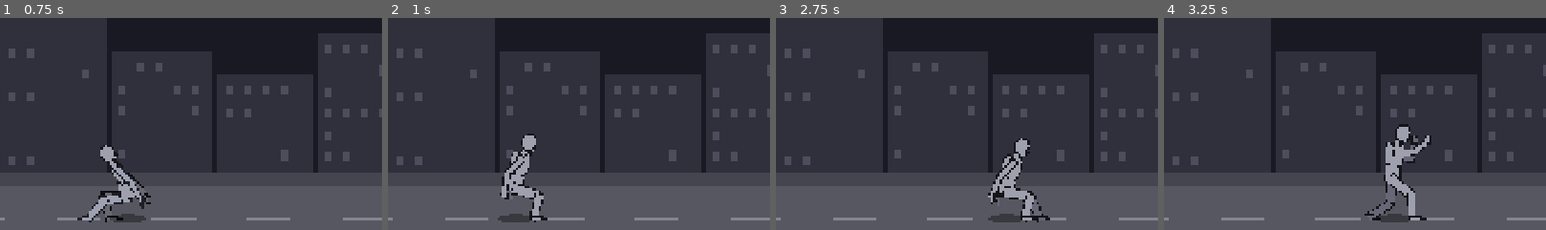
Above: before the commit, frames 1-4 (left to right).
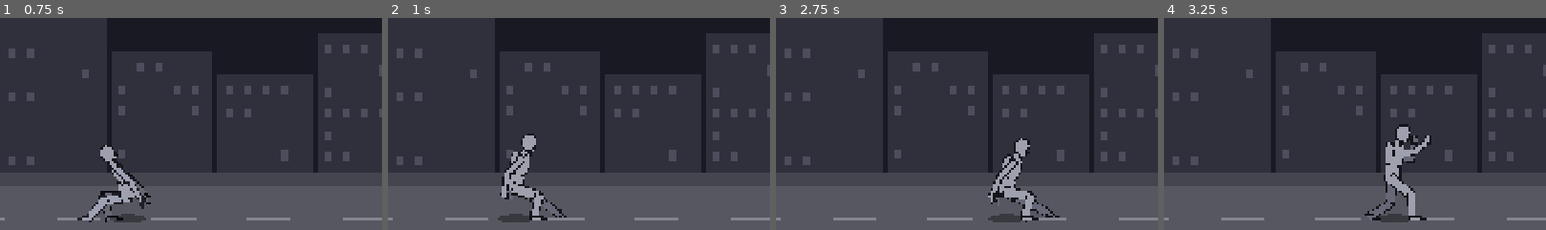
Above: after the commit, the same moments.

Repository: jetomev/cyberbrawling-my-way-to-my-love
Game: Godot game, scene res://scenes/main.tscn
The game is run twice, just before and just after one commit, with the same random seed, the same clock (stepped at 60 frames per second) and the same inputs.
Inputs (mouse positions are % of the whole screen's width and height, from its top left):
- Up to frame 1 (0.75 s): tap Enter at 0.5 s; move the mouse to (72, 44) at 0.52 s; hold Right (move_right) from 0.53 s (still down); tap Z (sweep) at 0.6 s; click (72, 44) at 0.67 s
- Up to frame 2 (1 s): keep holding Right (move_right); tap Space (jump) at 0.77 s
- Up to frame 3 (2.75 s): release Right (move_right) at 1.25 s; drag from (30, 54) to (45, 70) at 1.27 s; move the mouse to (60, 27) at 2.02 s; hold Right (move_right) from 2.03 s (still down); tap S (kick) at 2.1 s; tap Z (sweep) at 2.3 s
- Up to frame 4 (3.25 s): release Right (move_right) at 2.75 s; drag from (45, 70) to (20, 34) at 2.77 s
The pictures show only the part of the screen within x 5-55%, y 30-80%; the shares and areas given below are measured in that part.

Frame 1 is identical in both runs. In frame 2, 0.1% of the frame differs, in the area x 34-47%, y 83-97%; in frame 3, 0.2%, in the area x 60-75%, y 84-97%; in frame 4, nothing differs.

Commit message:
Stage 1: the sweep sweeps long and low, through the follow-through (testers, 98a076f)
The testers' joint session (2026-11-02 22:33): the sweeping leg was bent; it should sweep long and low. After the
hit the follow-through folded it back to a 90-degree knee. It now stays long and low until he rises. Guard (failed
first, knee up to 93): from the spin's start through the follow-through the back leg straight (knee within 25) and
its foot within 45 px of the street, except the frames he is edge-on, where the leg points at the camera (a flat
drawing can't show it long; said so in the test).

Co-Authored-By: Claude Opus 5.5 <noreply@anthropic.com>

Diff:
--- a/game/scripts/present/poses.gd
+++ b/game/scripts/present/poses.gd
@@ -228,7 +228,7 @@
 		["active_end", {"spin": 360.0, "pivot_f": 360.0, "tall": -1.0, "hip_y": 38.0, "torso": 24.0, "head": -4.0, "cover_f": 0.0, "cover_b": 0.0, "open_f": 1.0, "open_b": 1.0,
 			"arm_f_upper": 20.0, "arm_f_lower": -10.0, "arm_b_upper": 10.0, "arm_b_lower": -10.0, "leg_b_upper": -66.0, "leg_b_lower": 0.0}],
 		["follow", {"spin": 360.0, "pivot_f": 360.0, "tall": -0.5, "torso": 14.0, "cover_f": 0.0, "cover_b": 0.0,
-			"arm_f_upper": 30.0, "arm_f_lower": -40.0, "arm_b_upper": 20.0, "arm_b_lower": -40.0, "leg_b_upper": -60.0, "leg_b_lower": 90.0}],
+			"arm_f_upper": 30.0, "arm_f_lower": -40.0, "arm_b_upper": 20.0, "arm_b_lower": -40.0, "leg_b_upper": -64.0, "leg_b_lower": 12.0}],
 		["end", {"spin": 360.0, "pivot_f": 360.0}]],
 	# C: the evasion roll (Javier, 2026-11-02 21:56). No recorded roll yet (CMU 128_09 "Run Roll Underneath" waits on
 	# Javier's yes to download), so common technique: drop into a crouch with the chin tucked and the arms reaching down,
--- a/game/tests/test_sheet.gd
+++ b/game/tests/test_sheet.gd
@@ -360,3 +360,22 @@
 		var b := Poses.bake(Poses.angles("sweep", tick, t), true)
 		var street: float = (Poses._end("leg_f_lower", b)[0] as Vector2).y
 		check(street - (Poses._end("leg_b_upper", b)[0] as Vector2).y >= 14.0, "sweep@%d: coming round, the back knee never through the street" % tick)
+
+
+func test_the_sweep_sweeps_long_and_low() -> void:
+	# the testers' joint session (2026-11-02 22:33) on 98a076f: the sweeping leg was bent; it should sweep long and
+	# low. From the spin's start through the follow-through the back leg stays straight (knee within 25) and its foot
+	# low (within 45 px of the street), but for the frames he is edge-on (the leg then points at the camera, which a
+	# flat drawing can't show long)
+	var t := Tuning.fresh()
+	var checked := 0
+	for tick in range(Poses.moment("sweep", "sweep", t), Poses.moment("sweep", "follow", t) + 1):
+		var p := Poses.angles("sweep", tick, t)
+		if absf(cos(deg_to_rad(p["spin"]))) < 0.35:
+			continue
+		checked += 1
+		var b := Poses.bake(p, true)
+		var street: float = (Poses._end("leg_f_lower", b)[0] as Vector2).y
+		check(absf(b["leg_b_lower"]) <= 25.0, "sweep@%d: the sweeping leg straight (knee %.0f)" % [tick, absf(b["leg_b_lower"])])
+		check(street - (Poses._end("leg_b_lower", b)[0] as Vector2).y <= 45.0, "sweep@%d: and low (%.0f px up)" % [tick, street - (Poses._end("leg_b_lower", b)[0] as Vector2).y])
+	check(checked >= 6, "enough frames to judge (%d)" % checked)
